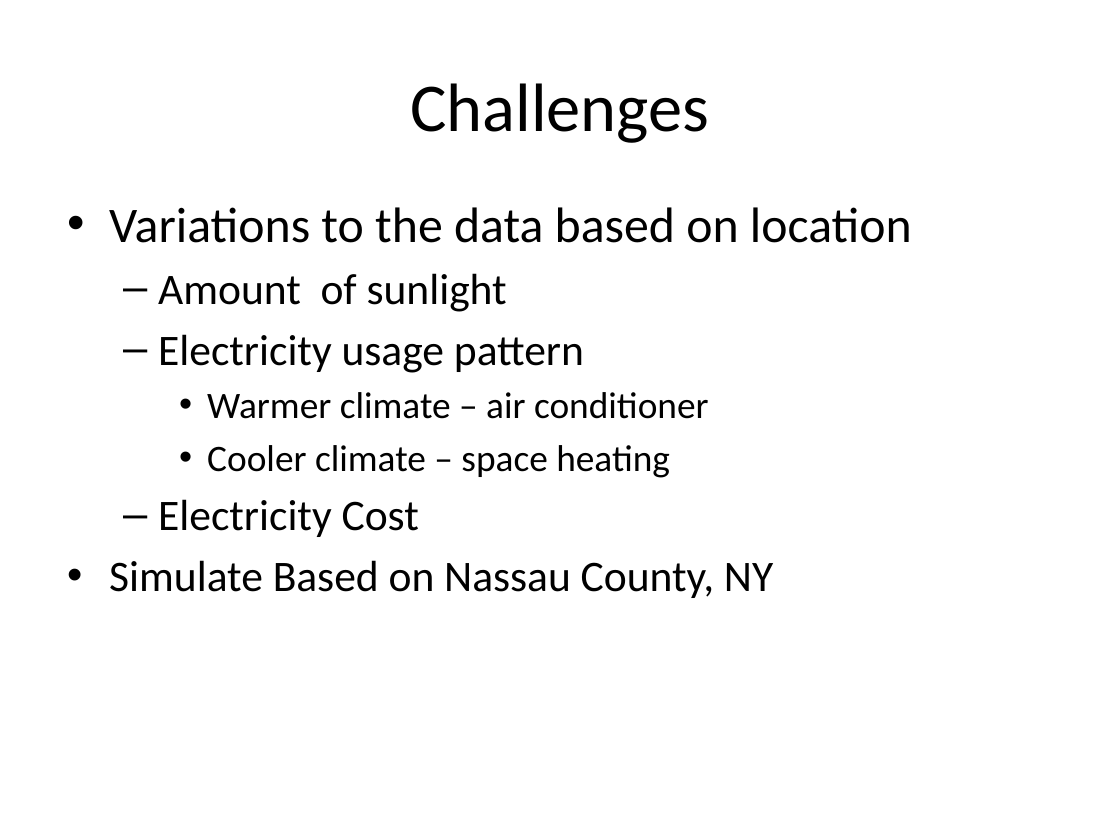
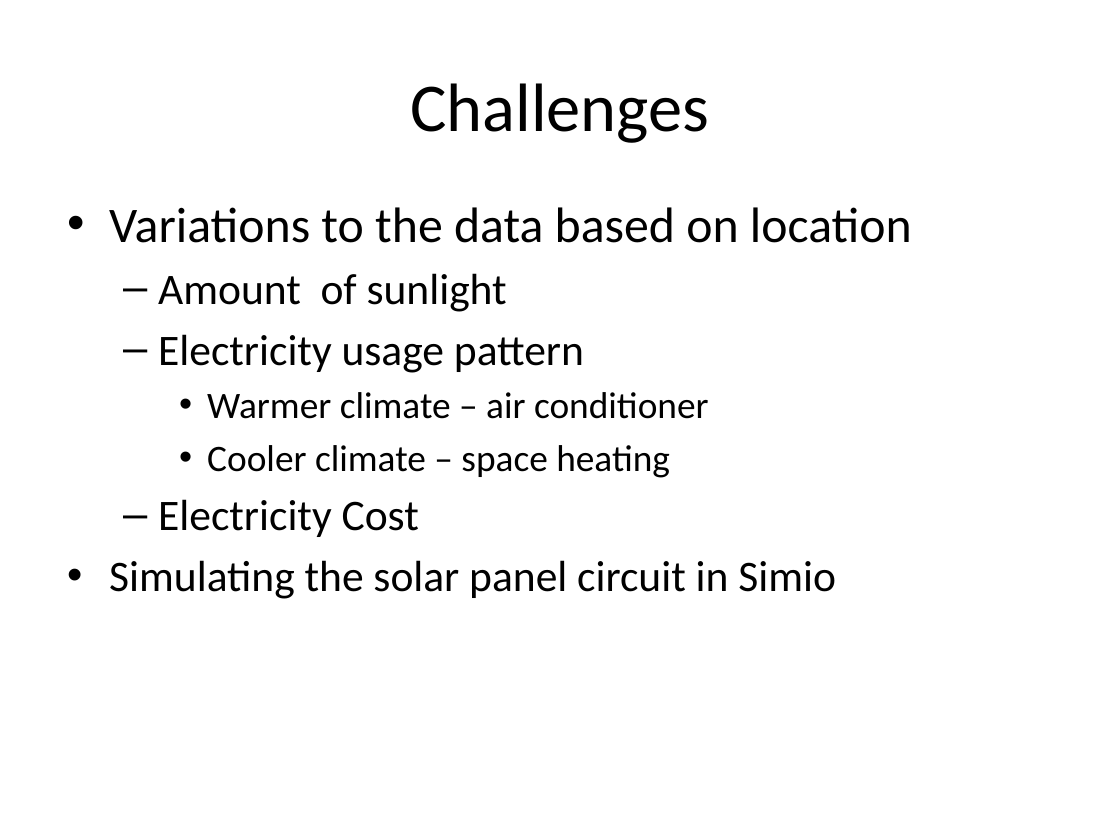
Before and after one commit to Nguyver/DATA621, a slide deck: slide 9 of DATA604_Final/DATA604_Final_Presentation.pptx (slide 7 before the commit). Drawn at 1120x840 pixels with LibreOffice and Linux fonts; fonts in the diff are those of the drawing; background and template pictures are left out. Boxes give left, top, right and bottom in pixels: in the first picture for what was removed or moved away, otherwise in the second. Text is boxed around its words. In the diff, an @@ line names an element or a change of style, - is before the commit and + after.

```diff
--- a/DATA604_Final/DATA604_Final_Presentation.pptx
+++ b/DATA604_Final/DATA604_Final_Presentation.pptx
@@ text at <box>109,560,836,599</box>: text changed @@
-• Simulate Based on Nassau County, NY
+• Simulating the solar panel circuit in Simio
```
Also in this commit, not shown: 4 other slides changed, 6 slides added.
